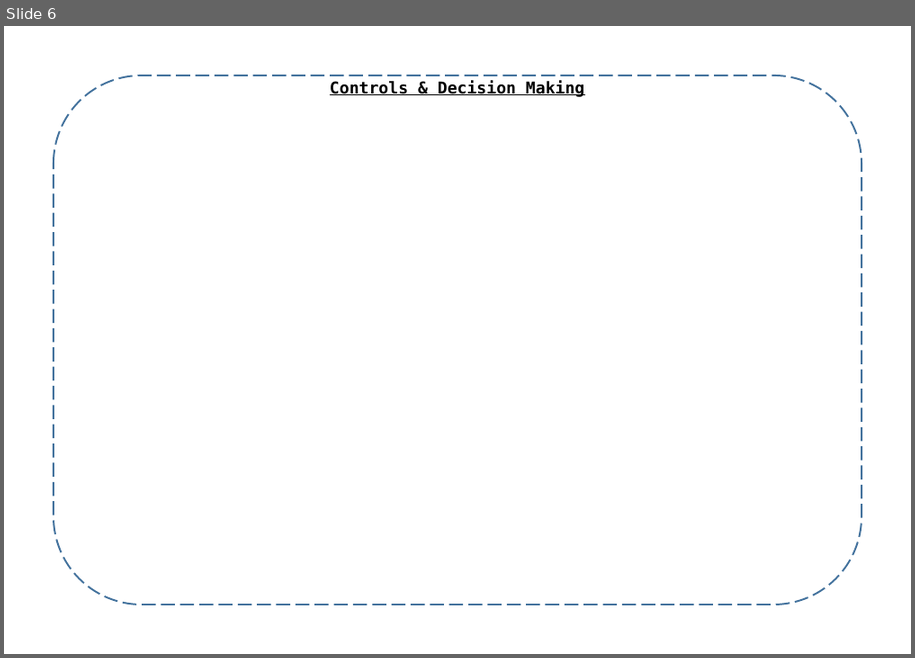
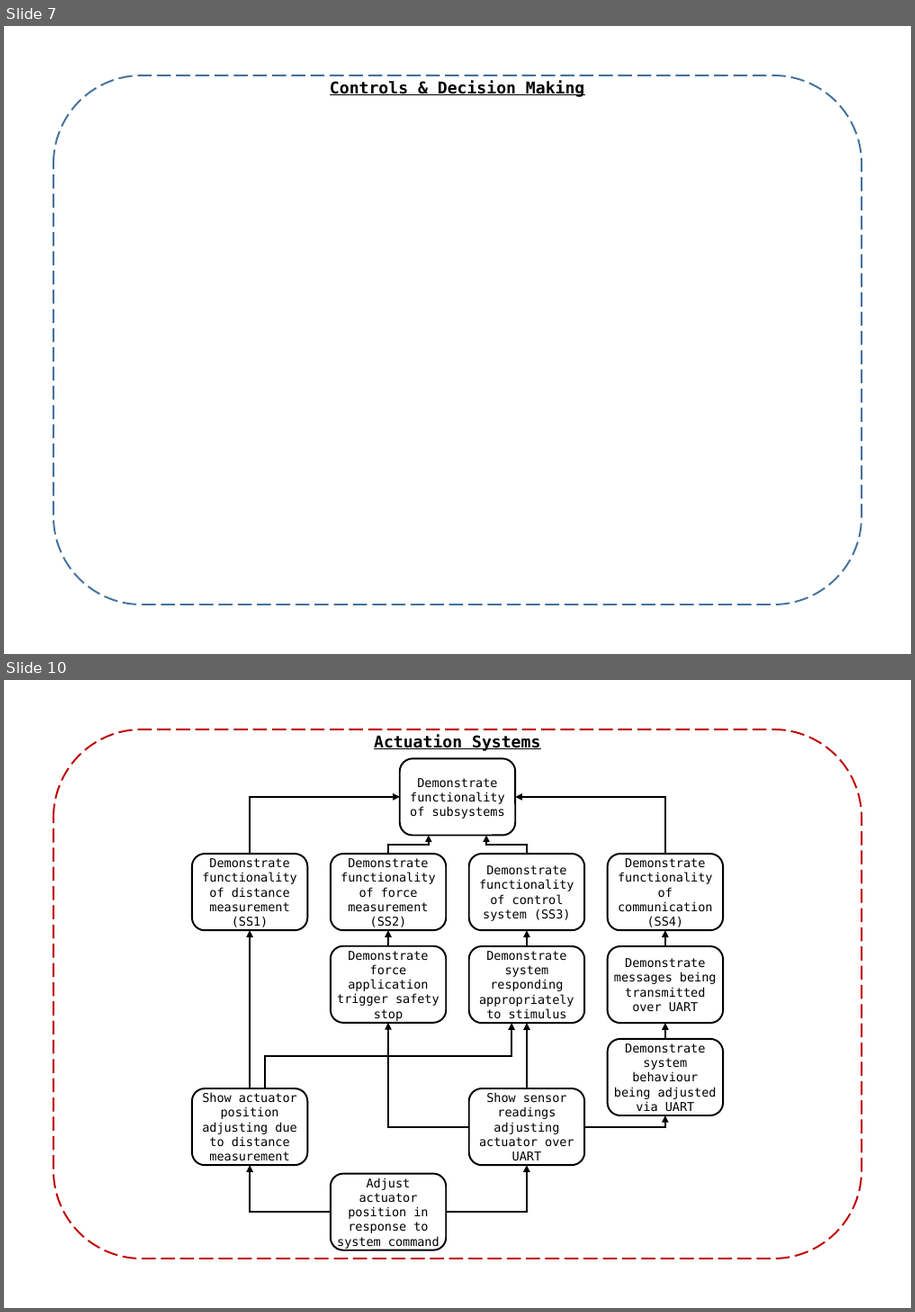
Before and after one commit to samuelwilliams413/METR4901, a slide deck: Documentation/FuncDecomp.pptx. Shown one above the other, each under a label of ours: slide 6 before the commit, slides 7 and 10 after it; the slides between them are not shown. The pictures are 915x658 and 915x1312 pixels, drawn with LibreOffice and Linux fonts; fonts in the diff are those of the drawing. Boxes give left, top, right and bottom in pixels: in the first picture for what was removed or moved away, otherwise in the second. Text is boxed around its words. In the diff, an @@ line names an element or a change of style, - is before the commit and + after.

```diff
--- a/Documentation/FuncDecomp.pptx
+++ b/Documentation/FuncDecomp.pptx
@@ slide 10 added at box(4, 680, 911, 1308), background #FFFFFF @@
@@ group added at box(54, 730, 862, 1259): 14 rounded rectangles, 9 elbow arrows, 6 arrows, 2 rectangles @@
+Actuation Systems
+Demonstrate functionality of subsystems
+Demonstrate functionality of distance measurement (SS1)
+Demonstrate functionality of force measurement (SS2)
+Demonstrate functionality of control system (SS3)
+Demonstrate functionality of communication (SS4)
+Demonstrate system behaviour being adjusted via UART
+Demonstrate messages being transmitted over UART
+Demonstrate system responding appropriately to stimulus
+Demonstrate force application trigger safety stop
+Show sensor readings adjusting actuator over UART
+Show actuator position adjusting due to distance measurement
+Adjust actuator position in response to system command
@@ what was slide 6 is now slide 7 @@
```
Also in this commit, not shown: 1 slide changed, 4 other slides added, 2 slides removed, 4 other files.
